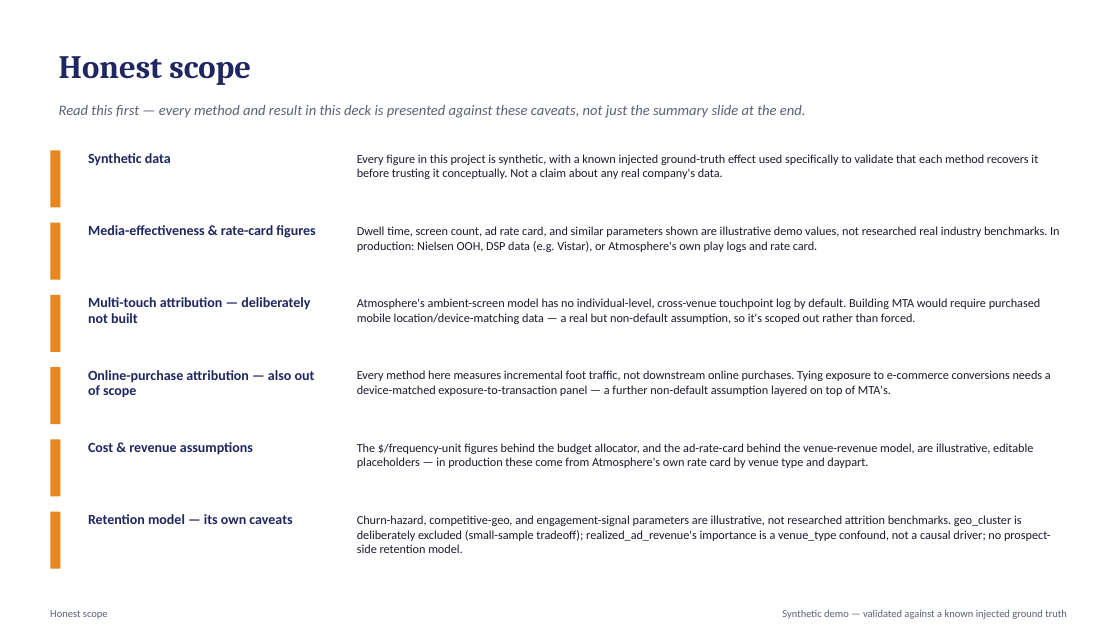
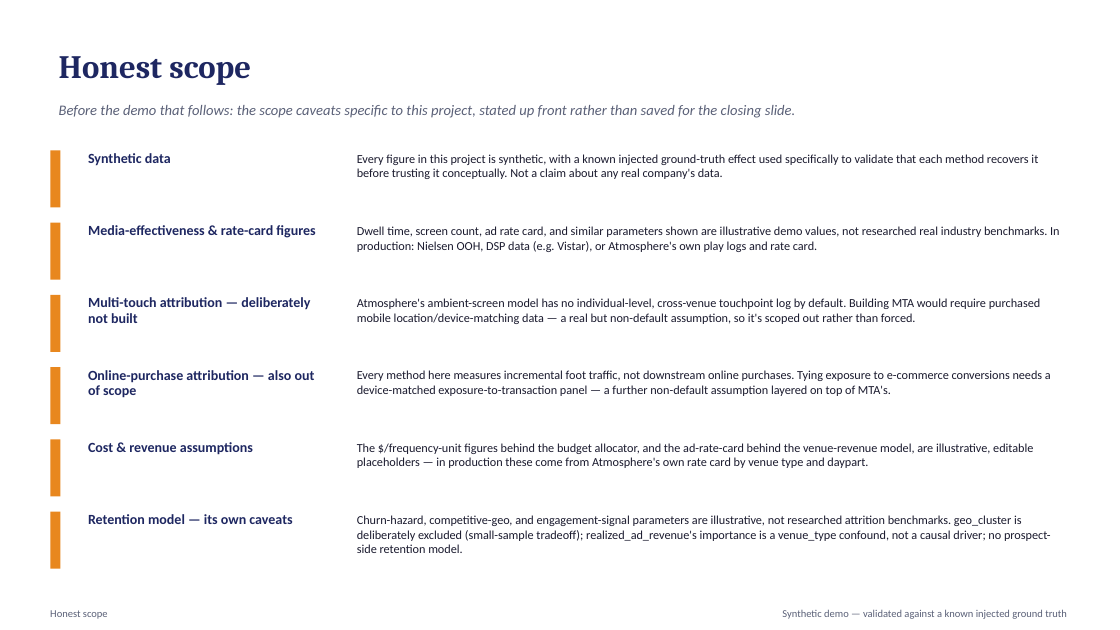
Before and after one commit to crystal1361/atmosphere-dooh-measurement, a slide deck: slide 3 of deck/AtmosphereTV_DOOH_Measurement.pptx (slide 2 before the commit). Drawn at 1120x630 pixels with LibreOffice and Linux fonts; fonts in the diff are those of the drawing. Boxes give left, top, right and bottom in pixels: in the first picture for what was removed or moved away, otherwise in the second. Text is boxed around its words. In the diff, an @@ line names an element or a change of style, - is before the commit and + after.

```diff
--- a/deck/AtmosphereTV_DOOH_Measurement.pptx
+++ b/deck/AtmosphereTV_DOOH_Measurement.pptx
@@ text at (x1=59, y1=105, x2=795, y2=118): text changed @@
-Read this first — every method and result in this deck is presented against these caveats, not just the summary slide at the end.
+Before the demo that follows: the scope caveats specific to this project, stated up front rather than saved for the closing slide.
```
Also in this commit, not shown: 6 other slides changed, 1 slide added, 2 other files.
